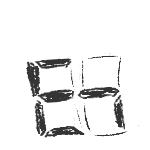
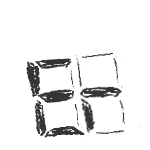
Two versions of the same layered image (w=150, h=150). Layer-by-layer changes:
painted on "Layer 22" over [71,52,140,138]
